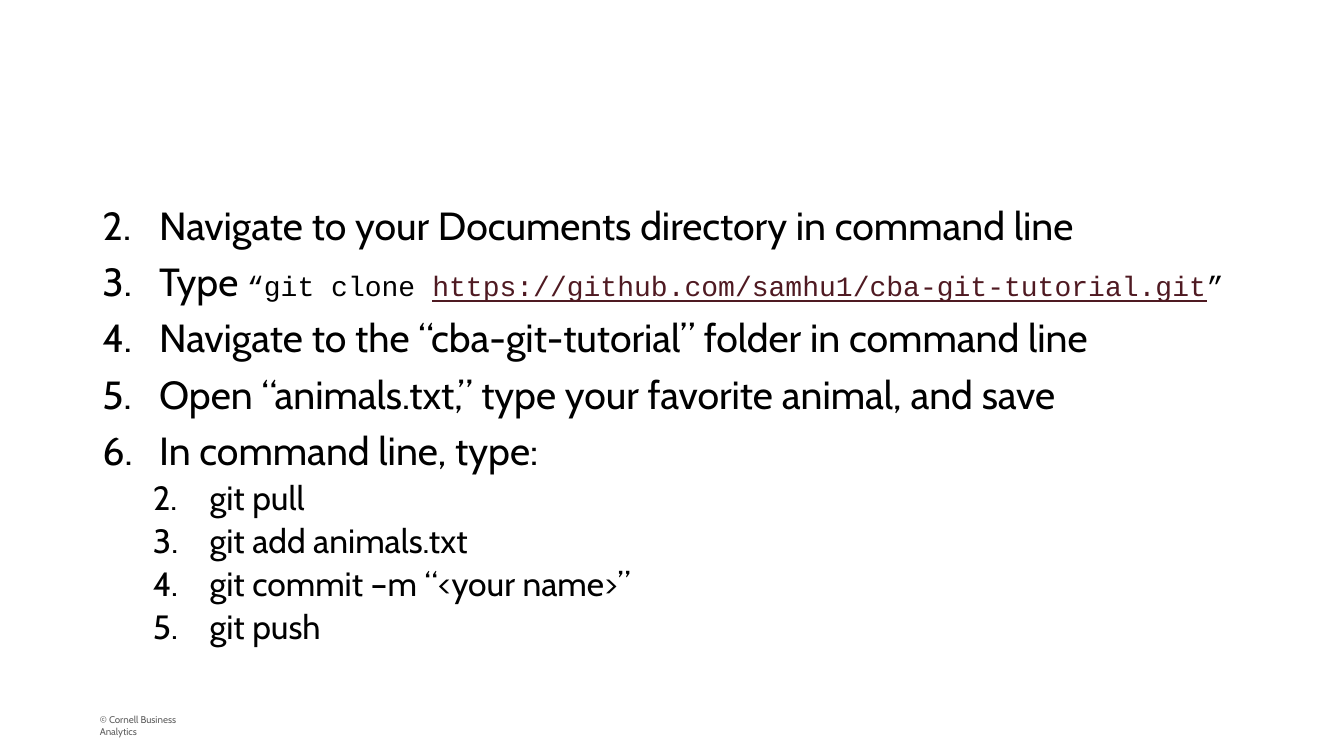
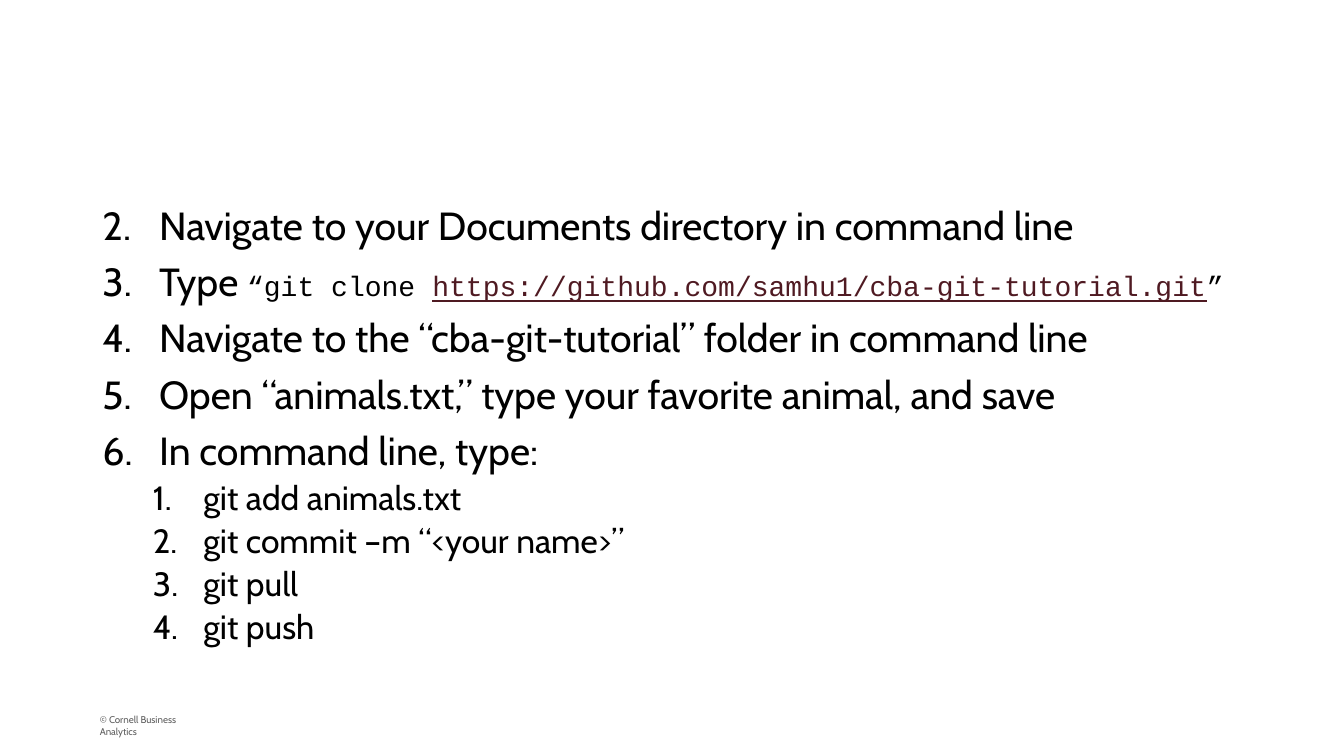
Before and after one commit to sam-hu/cba-git-tutorial, a slide deck: slide 14 of git.pptx. Drawn at 1344x756 pixels with LibreOffice and Linux fonts; fonts in the diff are those of the drawing; background and template pictures are left out. Boxes give left, top, right and bottom in pixels: in the first picture for what was removed or moved away, otherwise in the second. Text is boxed around its words. In the diff, an @@ line names an element or a change of style, - is before the commit and + after.

Commit message:
test1

```diff
--- a/git.pptx
+++ b/git.pptx
@@ text at [203, 484, 624, 647]: indent changed @@
@@ text at [210, 484, 304, 518]: paragraph removed @@
-  2. git pull
@@ text at [203, 570, 298, 604]: paragraph added @@
+  3. git pull
```
